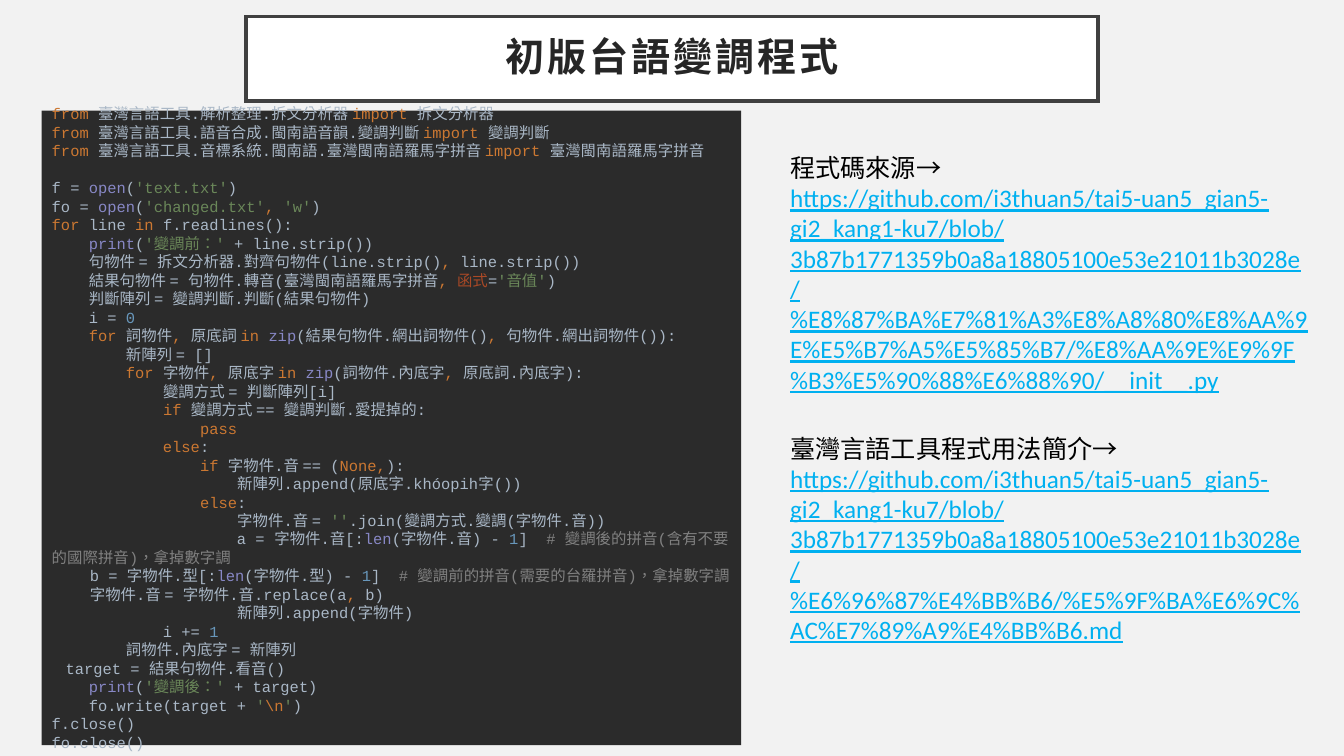
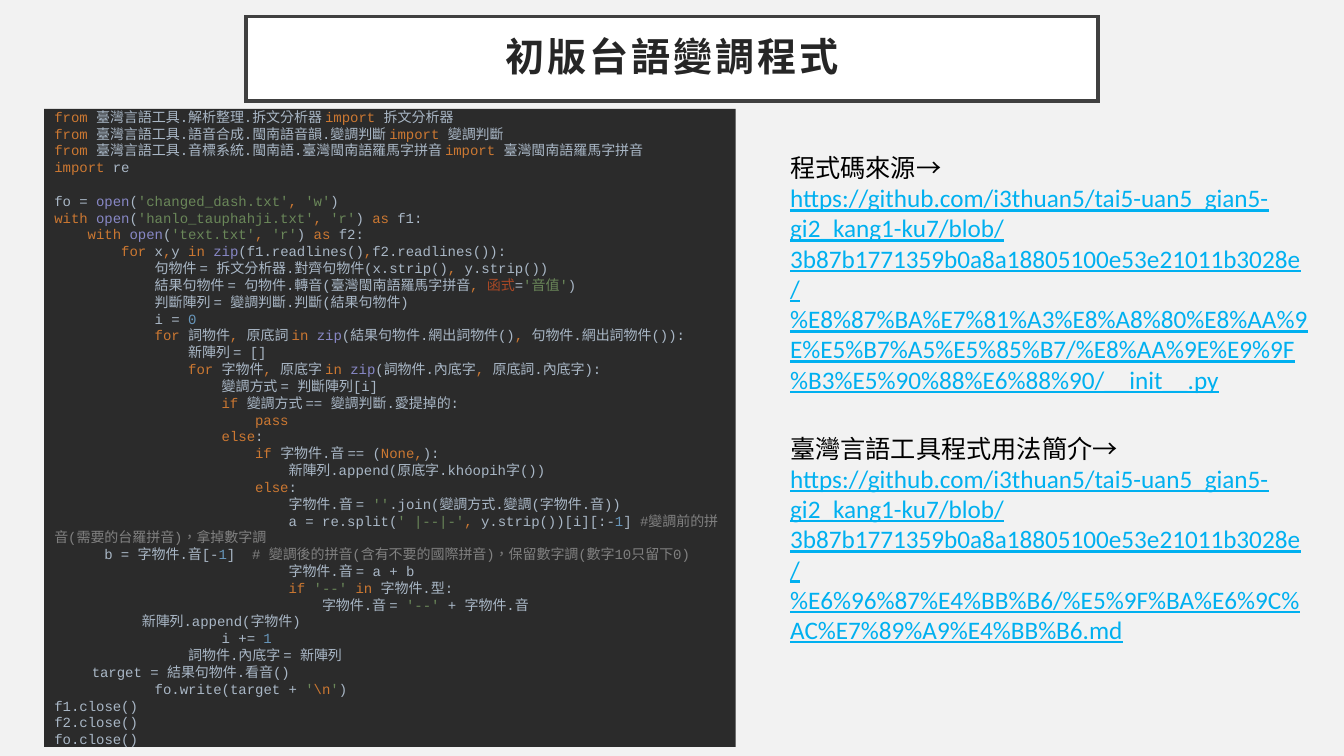
Before and after one commit to 108368090/tai5-gi2_pian3-tiau7, a slide deck: slide 3 of 台語變調程式說明(含附件檔案說明).pptx. Drawn at 1344x756 pixels with LibreOffice and Linux fonts; fonts in the diff are those of the drawing. Boxes give left, top, right and bottom in pixels: in the first picture for what was removed or moved away, otherwise in the second. Text is boxed around its words. In the diff, an @@ line names an element or a change of style, - is before the commit and + after.

```diff
--- a/台語變調程式說明(含附件檔案說明).pptx
+++ b/台語變調程式說明(含附件檔案說明).pptx
@@ rectangle "from 臺灣言語工具.解析整理.拆文分析器 import 拆文分析器 from ...": place and size @@
-rectangle "from 臺灣言語工具.解析整理.拆文分析器 import 拆文分析器 from ..." at <box>41,106,741,751</box>
+rectangle "from 臺灣言語工具.解析整理.拆文分析器 import 拆文分析器 from ..." at <box>44,109,736,747</box>
@@ rectangle "from 臺灣言語工具.解析整理.拆文分析器 import 拆文分析器 from ..." at <box>44,109,736,747</box>: text to rectangle @@
@@ text in rectangle at <box>54,108,718,749</box>: text changed; size 11 to 10 pt @@
-from 臺灣言語工具.解析整理.拆文分析器 import 拆文分析器
-from 臺灣言語工具.語音合成.閩南語音韻.變調判斷 import 變調判斷
-from 臺灣言語工具.音標系統.閩南語.臺灣閩南語羅馬字拼音 import 臺灣閩南語羅馬字拼音
-f = open('text.txt')
-fo = open('changed.txt', 'w')
-for line in f.readlines():
-print('變調前：' + line.strip())
-句物件 = 拆文分析器.對齊句物件(line.strip(), line.strip())
-結果句物件 = 句物件.轉音(臺灣閩南語羅馬字拼音, 函式='音值')
-判斷陣列 = 變調判斷.判斷(結果句物件)
-i = 0
-for 詞物件, 原底詞 in zip(結果句物件.網出詞物件(), 句物件.網出詞物件()):
-新陣列 = []
-for 字物件, 原底字 in zip(詞物件.內底字, 原底詞.內底字):
-變調方式 = 判斷陣列[i]
-if 變調方式 == 變調判斷.愛提掉的:
-pass
-else:
-if 字物件.音 == (None,):
-新陣列.append(原底字.khóopih字())
-else:
-字物件.音 = ''.join(變調方式.變調(字物件.音))
-a = 字物件.音[:len(字物件.音) - 1] # 變調後的拼音(含有不要的國際拼音)，拿掉數字調
-b = 字物件.型[:len(字物件.型) - 1] # 變調前的拼音(需要的台羅拼音)，拿掉數字調
-字物件.音 = 字物件.音.replace(a, b)
-新陣列.append(字物件)
-i += 1
-詞物件.內底字 = 新陣列
-target = 結果句物件.看音()
-print('變調後：' + target)
-fo.write(target + '\n')
-f.close()
-fo.close()
+from 臺灣言語工具.解析整理.拆文分析器 import 拆文分析器
+from 臺灣言語工具.語音合成.閩南語音韻.變調判斷 import 變調判斷
+from 臺灣言語工具.音標系統.閩南語.臺灣閩南語羅馬字拼音 import 臺灣閩南語羅馬字拼音
+import re
+fo = open('changed_dash.txt', 'w')
+with open('hanlo_tauphahji.txt', 'r') as f1:
+with open('text.txt', 'r') as f2:
+for x,y in zip(f1.readlines(),f2.readlines()):
+句物件 = 拆文分析器.對齊句物件(x.strip(), y.strip())
+結果句物件 = 句物件.轉音(臺灣閩南語羅馬字拼音, 函式='音值')
+判斷陣列 = 變調判斷.判斷(結果句物件)
+i = 0
+for 詞物件, 原底詞 in zip(結果句物件.網出詞物件(), 句物件.網出詞物件()):
+新陣列 = []
+for 字物件, 原底字 in zip(詞物件.內底字, 原底詞.內底字):
+變調方式 = 判斷陣列[i]
+if 變調方式 == 變調判斷.愛提掉的:
+pass
+else:
+if 字物件.音 == (None,):
+新陣列.append(原底字.khóopih字())
+else:
+字物件.音 = ''.join(變調方式.變調(字物件.音))
+a = re.split(' |--|-', y.strip())[i][:-1] #變調前的拼音(需要的台羅拼音)，拿掉數字調
+b = 字物件.音[-1] # 變調後的拼音(含有不要的國際拼音)，保留數字調(數字10只留下0)
+字物件.音 = a + b
+if '--' in 字物件.型:
+字物件.音 = '--' + 字物件.音
+新陣列.append(字物件)
+i += 1
+詞物件.內底字 = 新陣列
+target = 結果句物件.看音()
+fo.write(target + '\n')
+f1.close()
+f2.close()
+fo.close()
```
Also in this commit, not shown: 6 other slides changed, 1 slide added, 2 slides removed, 10 other files.
